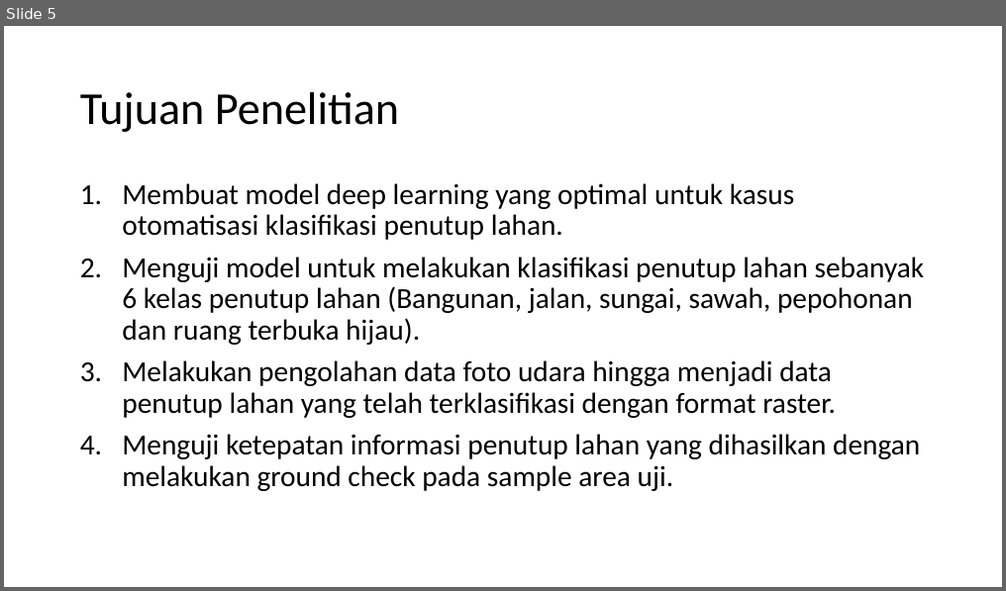
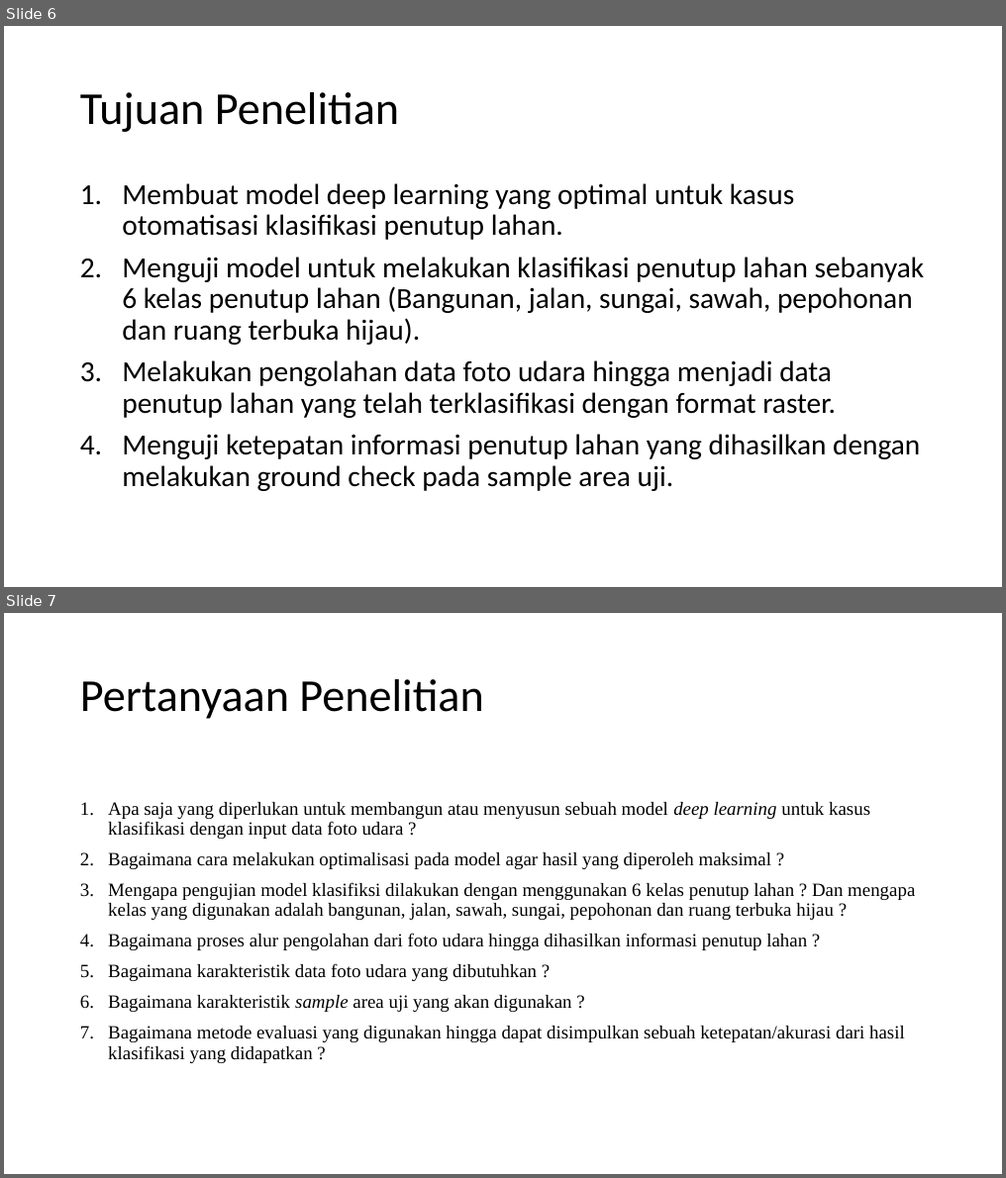
Before and after one commit to fakmalpradana/skripsi, a slide deck: Seminar Proposal Skripsi.pptx. Shown one above the other, each under a label of ours: slide 5 before the commit, slides 6 and 7 after it. The pictures are 1006x591 and 1006x1178 pixels, drawn with LibreOffice and Linux fonts; fonts in the diff are those of the drawing. Boxes give left, top, right and bottom in pixels: in the first picture for what was removed or moved away, otherwise in the second. Text is boxed around its words. In the diff, an @@ line names an element or a change of style, - is before the commit and + after.

Commit message:
menambahkan pendahuluan pada ppt seminar proposal

```diff
--- a/Seminar Proposal Skripsi.pptx
+++ b/Seminar Proposal Skripsi.pptx
@@ slide 7 added at (4,613,1002,1174), background #FFFFFF @@
@@ title added at (80,679,483,719), 44 pt, text #000000 @@
+Pertanyaan Penelitian
@@ text added at (108,802,915,1063), 18 pt, text #000000 @@
+1. Apa saja yang diperlukan untuk membangun atau menyusun sebuah model deep learning untuk kasus klasifikasi dengan input data foto udara ?
+2. Bagaimana cara melakukan optimalisasi pada model agar hasil yang diperoleh maksimal ?
+3. Mengapa pengujian model klasifiksi dilakukan dengan menggunakan 6 kelas penutup lahan ? Dan mengapa kelas yang digunakan adalah bangunan, jalan, sawah, sungai, pepohonan dan ruang terbuka hijau ?
+4. Bagaimana proses alur pengolahan dari foto udara hingga dihasilkan informasi penutup lahan ?
+5. Bagaimana karakteristik data foto udara yang dibutuhkan ?
+6. Bagaimana karakteristik sample area uji yang akan digunakan ?
+7. Bagaimana metode evaluasi yang digunakan hingga dapat disimpulkan sebuah ketepatan/akurasi dari hasil klasifikasi yang didapatkan ?
@@ what was slide 5 is now slide 6 @@
```
Also in this commit, not shown: 5 other slides added.
